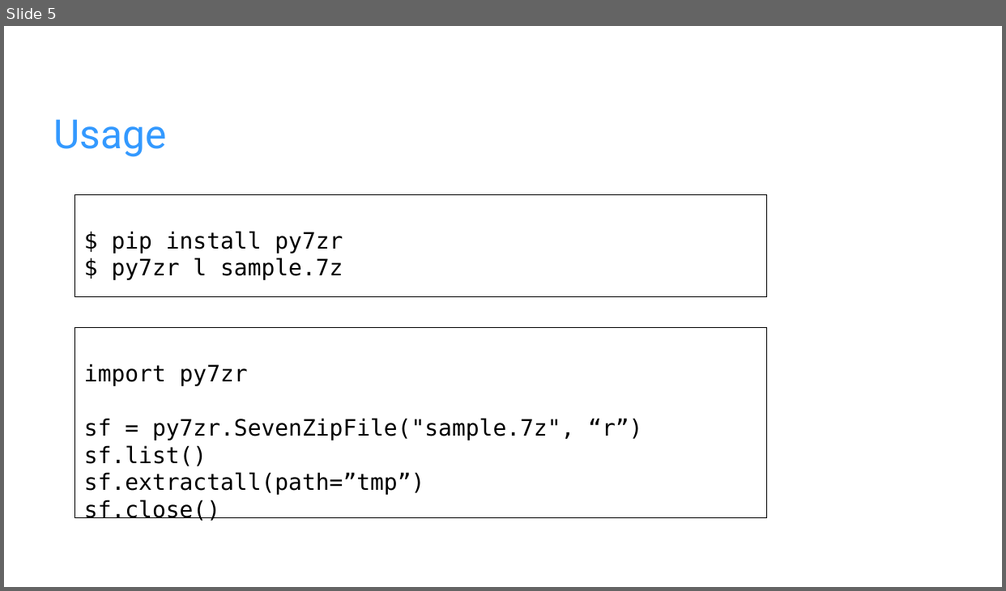
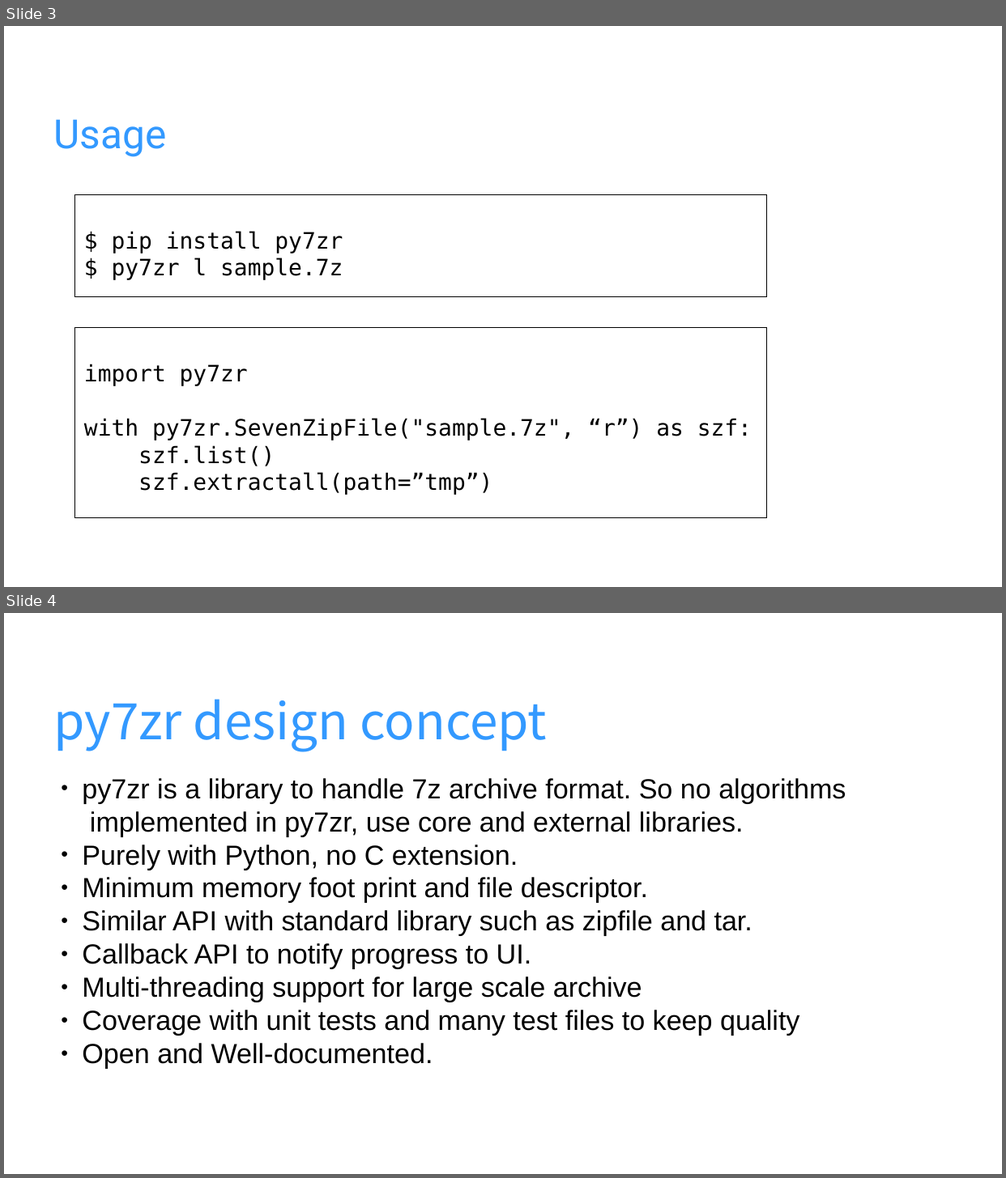
Before and after one commit to miurahr/py7zr, a slide deck: docs/presentations/Introduction_of_py7zr.odp. Shown one above the other, each under a label of ours: slide 5 before the commit, slides 3 and 4 after it. The pictures are 1006x591 and 1006x1178 pixels, drawn with LibreOffice and Linux fonts; fonts in the diff are those of the drawing; background and template pictures are left out. Boxes give left, top, right and bottom in pixels: in the first picture for what was removed or moved away, otherwise in the second. Text is boxed around its words. In the diff, an @@ line names an element or a change of style, - is before the commit and + after.

```diff
--- a/docs/presentations/Introduction_of_py7zr.odp
+++ b/docs/presentations/Introduction_of_py7zr.odp
@@ slide 4 added at box(4, 613, 1002, 1174), background picture (left out) @@
@@ title added at box(54, 699, 547, 752), 40 pt, text #3399FF @@
+py7zr design concept
@@ text added at box(82, 778, 846, 1069), 22 pt, text #000000 @@
+● py7zr is a library to handle 7z archive format. So no algorithms
+  implemented in py7zr, use core and external libraries.
+● Purely with Python, no C extension.
+● Minimum memory foot print and file descriptor.
+● Similar API with standard library such as zipfile and tar.
+● Callback API to notify progress to UI.
+● Multi-threading support for large scale archive
+● Coverage with unit tests and many test files to keep quality
+● Open and Well-documented.
@@ what was slide 5 is now slide 3 @@
@@ slide 3 changed as well @@
@@ text in rectangle at box(84, 418, 752, 495): text changed @@
-sf = py7zr.SevenZipFile("sample.7z", “r”)
-sf.list()
-sf.extractall(path=”tmp”)
-sf.close()
+with py7zr.SevenZipFile("sample.7z", “r”) as szf:
+szf.list()
+szf.extractall(path=”tmp”)
```
Also in this commit, not shown: 5 other slides changed, 2 other slides added, 5 slides removed, 1 other file.
